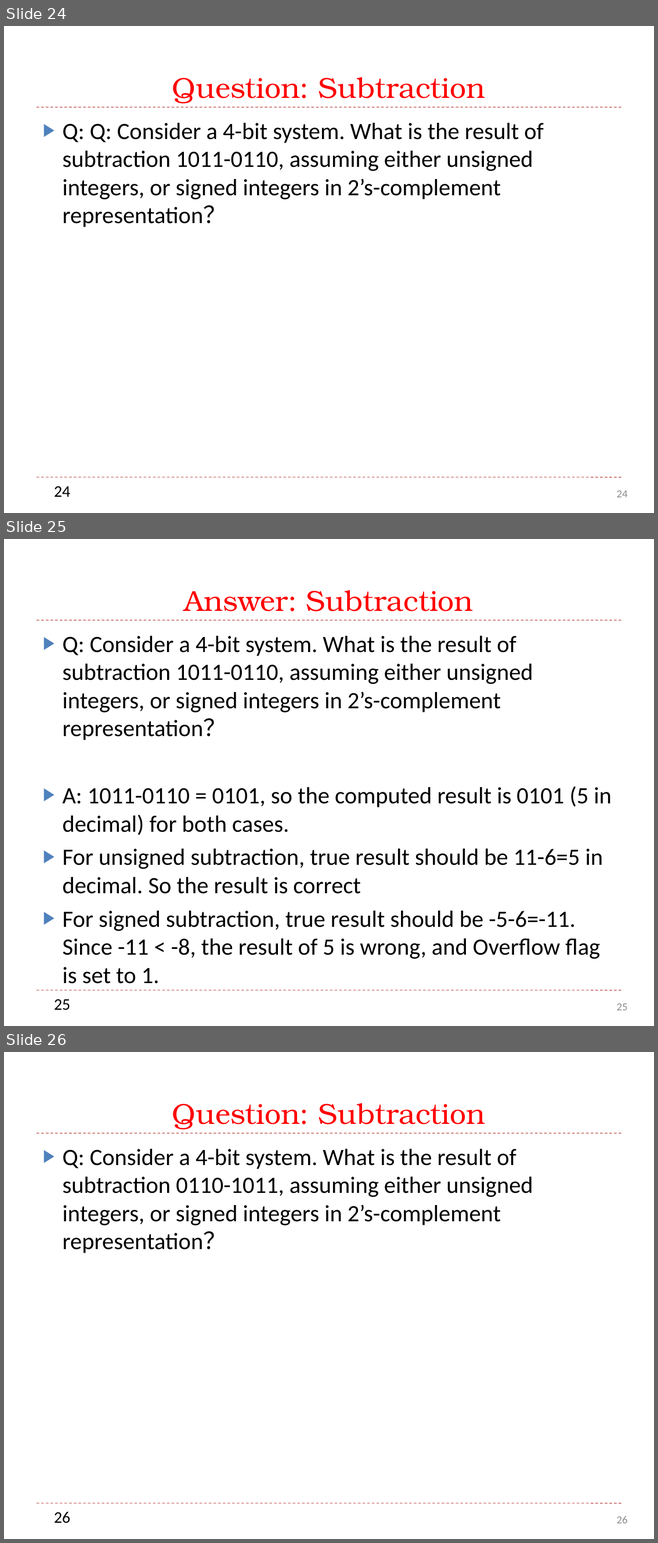
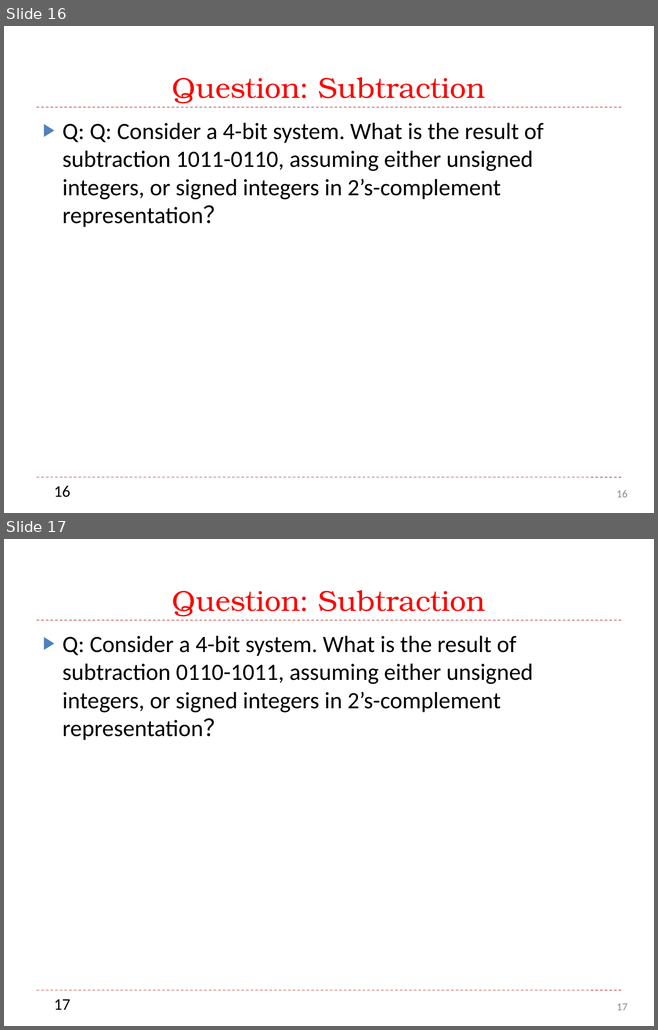
Before and after one commit to guhofstra/CSC111Fa25, a slide deck: PPTs/L1 Data Representation Exercises.pptx. Shown one above the other, each under a label of ours: slides 24, 25 and 26 before the commit, slides 16 and 17 after it. The pictures are 658x1543 and 658x1030 pixels, drawn with LibreOffice and Linux fonts; fonts in the diff are those of the drawing. Boxes give left, top, right and bottom in pixels: in the first picture for what was removed or moved away, otherwise in the second. Text is boxed around its words. In the diff, an @@ line names an element or a change of style, - is before the commit and + after.

```diff
--- a/PPTs/L1 Data Representation Exercises.pptx
+++ b/PPTs/L1 Data Representation Exercises.pptx
@@ slide 25 removed at (x1=4, y1=539, x2=654, y2=1026), background #FFFFFF; not listed: 3 template elements that a slide beside it also shows @@
@@ title removed at (x1=184, y1=590, x2=473, y2=611) @@
-Answer: Subtraction
@@ text removed at (x1=63, y1=636, x2=611, y2=984) @@
-▶ Q: Consider a 4-bit system. What is the result of subtraction 1011-0110, assuming either unsigned integers, or signed integers in 2’s-complement representation？
-▶ A: 1011-0110 = 0101, so the computed result is 0101 (5 in decimal) for both cases.
-▶ For unsigned subtraction, true result should be 11-6=5 in decimal. So the result is correct
-▶ For signed subtraction, true result should be -5-6=-11. Since -11 < -8, the result of 5 is wrong, and Overflow flag is set to 1.
@@ page number removed at (x1=54, y1=1000, x2=70, y2=1010) @@
-25
@@ what was slide 24 is now slide 16 @@
@@ page number at (x1=54, y1=486, x2=70, y2=498): text changed @@
-24
+16
@@ page number at (x1=616, y1=490, x2=628, y2=498): text changed @@
-24
+16
@@ what was slide 26 is now slide 17 @@
@@ page number at (x1=54, y1=1000, x2=70, y2=1010): text changed @@
-26
+17
@@ page number at (x1=616, y1=1004, x2=628, y2=1011): text changed @@
-26
+17
```
Also in this commit, not shown: 4 slides changed, 10 other slides removed, 43 other files.
